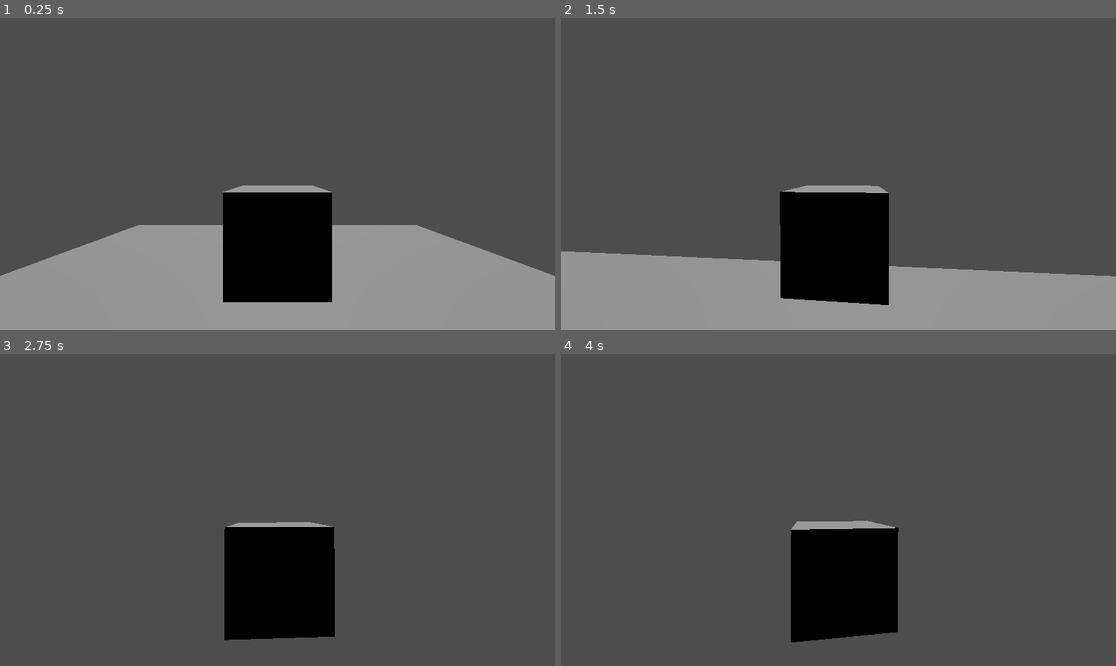
Above: before the commit, frames 1-4 (two rows, left to right).
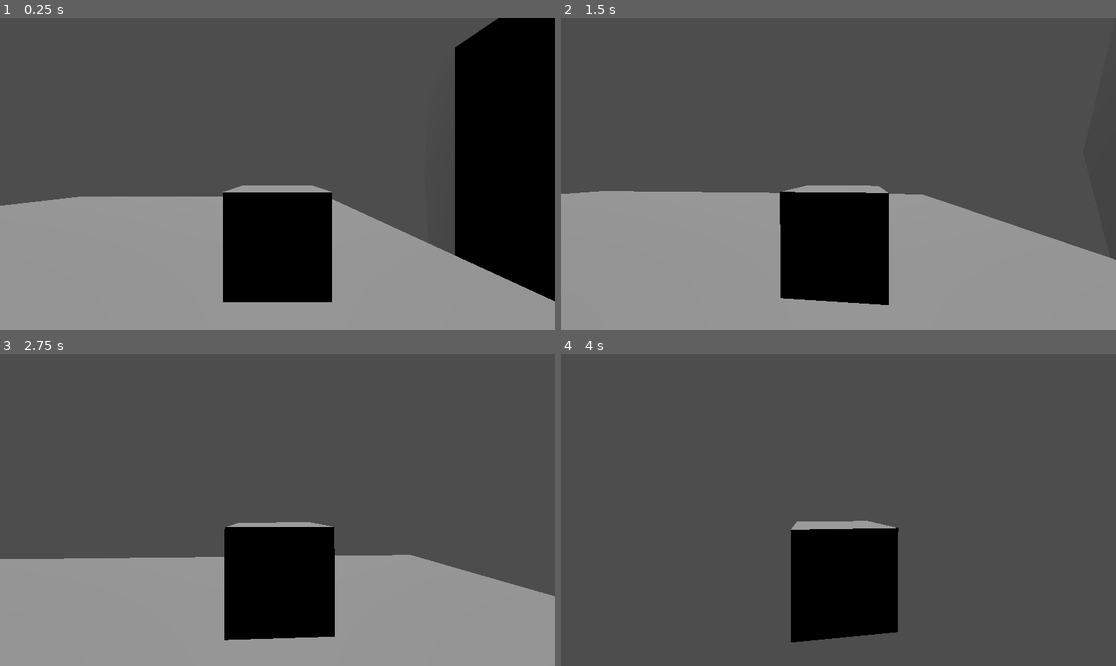
Above: after the commit, the same moments.

Repository: RavenRandomz/cube-extentialis-bossfight
Game: Godot game, scene res://testworld.tscn
The game is run twice, just before and just after one commit, with the same random seed, the same clock (stepped at 60 frames per second) and the same inputs.
Inputs (mouse positions are in pixels of both pictures, inside the frame that each line leads up to):
- Up to frame 1 (0.25 s): no input
- Up to frame 2 (1.5 s): tap Enter (ui_accept) at 0.5, 0.77 s; move the mouse to (866, 174) at 0.52 s; hold Shift 0.53-1.28 s; hold W (player_forward) from 0.53 s (still down); click (866, 174) at 0.67 s; move the mouse to (810, 174) at 1.27 s; tap Alt at 1.35 s
- Up to frame 3 (2.75 s): keep holding W (player_forward); tap Enter (ui_accept) at 1.52 s; move the mouse to (288, 503) at 2.02 s; tap Ctrl at 2.1 s
- Up to frame 4 (4 s): keep holding W (player_forward); move the mouse to (832, 516) at 2.77 s; tap Shift at 2.85 s; click (832, 516) at 2.92 s; tap Enter (ui_accept) at 3.02, 3.5, 3.77 s; move the mouse to (877, 513) at 3.52 s; tap Alt at 3.6 s

The runs differ from the first frame. In frame 1, 21% of the frame differs, in the area x 0-100%, y 0-91%; in frame 2, 15%; in frame 3, 28%, in the area x 0-100%, y 64-100%; in frame 4, less than 0.1%.

Commit message:
Add boss to test world

Diff:
--- a/testworld.tscn
+++ b/testworld.tscn
@@ -1,15 +1,19 @@
-[gd_scene load_steps=2 format=3 uid="uid://c8tcdkqy05qfo"]
+[gd_scene load_steps=3 format=3 uid="uid://c8tcdkqy05qfo"]
 
 [ext_resource type="PackedScene" uid="uid://bnlvq0ut74cfd" path="res://character/player.tscn" id="1_tsfjo"]
+[ext_resource type="PackedScene" uid="uid://db8eme6e062u" path="res://enemies/boss.tscn" id="2_6tpxl"]
 
 [node name="world" type="Node3D"]
 
-[node name="CSGBox3D" type="CSGBox3D" parent="."]
-transform = Transform3D(1, 0, 0, 0, 1, 0, 0, 0, 1, 0, -2.67024, 0)
+[node name="StaticGround" type="CSGBox3D" parent="."]
+transform = Transform3D(1, 0, 0, 0, 1, 0, 0, 0, 1, -21, -2.67024, 0)
 use_collision = true
-size = Vector3(10, 1, 10)
+size = Vector3(20, 1, 20)
 
 [node name="sun" type="DirectionalLight3D" parent="."]
 transform = Transform3D(1, 0, 0, 0, -0.330037, 0.943968, 0, -0.943968, -0.330037, 0, 3.03326, 0)
 
 [node name="Player" parent="." instance=ExtResource("1_tsfjo")]
+transform = Transform3D(1, 0, 0, 0, 1, 0, 0, 0, 1, -15, 0, 3.98877)
+
+[node name="CSGMesh3D" parent="." instance=ExtResource("2_6tpxl")]
